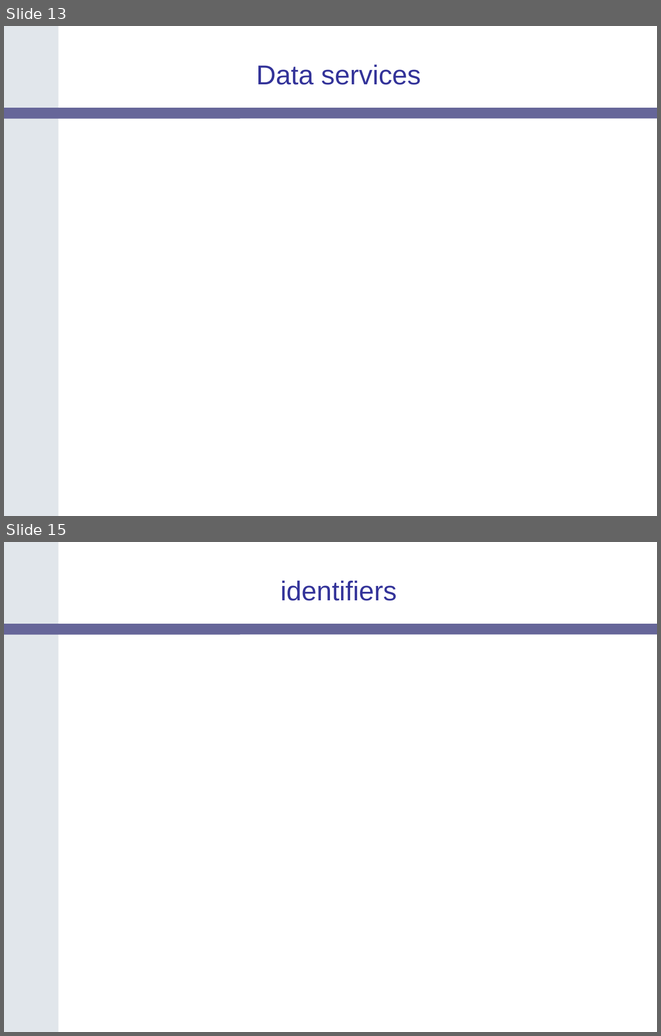
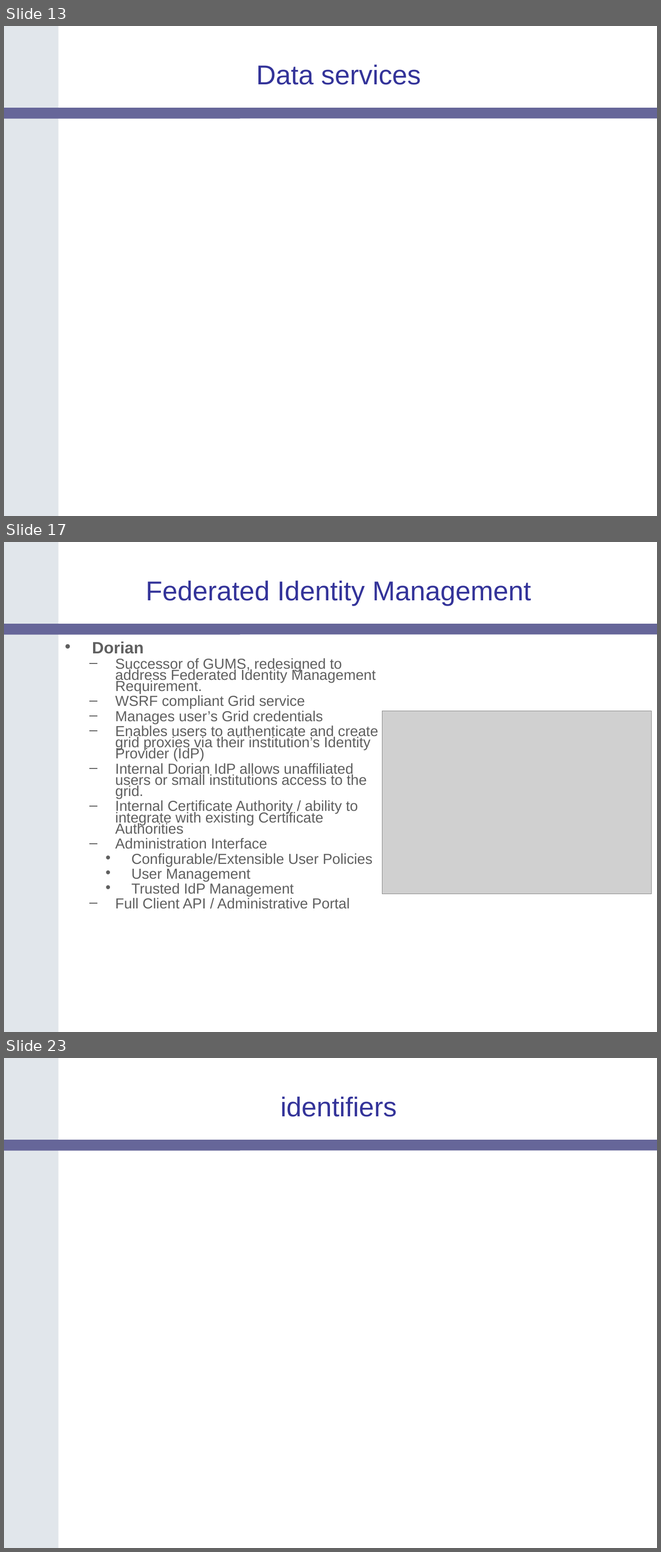
Before and after one commit to NCIP/cagrid-portal, a slide deck: cagrid-1-0/Documentation/presentations/200604_AnnualMeeting/caGrid-1.0-Architecture_caBIG-Annual-Meeting06.ppt. Shown one above the other, each under a label of ours: slides 13 and 15 before the commit, slides 13, 17 and 23 after it; the slides between them are not shown. The pictures are 661x1036 and 661x1552 pixels, drawn with LibreOffice and Linux fonts; fonts in the diff are those of the drawing; grey boxes stand for pictures; background and template pictures are left out. Boxes give left, top, right and bottom in pixels: in the first picture for what was removed or moved away, otherwise in the second. Text is boxed around its words. In the diff, an @@ line names an element or a change of style, - is before the commit and + after.

```diff
--- a/cagrid-1-0/Documentation/presentations/200604_AnnualMeeting/caGrid-1.0-Architecture_caBIG-Annual-Meeting06.ppt
+++ b/cagrid-1-0/Documentation/presentations/200604_AnnualMeeting/caGrid-1.0-Architecture_caBIG-Annual-Meeting06.ppt
@@ slide 17 added at bbox=[4, 542, 657, 1032], background #FFFFFF; not listed: 2 template elements that a slide beside it also shows @@
@@ title added at bbox=[146, 581, 531, 606], 30 pt, text #333399 @@
+Federated Identity Management
@@ text added at bbox=[92, 641, 378, 909], 16 pt, text #5F5F5F @@
+• Dorian
+  – Successor of GUMS, redesigned to address Federated Identity Management Requirement.
+  – WSRF compliant Grid service
+  – Manages user’s Grid credentials
+  – Enables users to authenticate and create grid proxies via their institution’s Identity Provider (IdP)
+  – Internal Dorian IdP allows unaffiliated users or small institutions access to the grid.
+  – Internal Certificate Authority / ability to integrate with existing Certificate Authorities
+  – Administration Interface
+    • Configurable/Extensible User Policies
+    • User Management
+    • Trusted IdP Management
+  – Full Client API / Administrative Portal
@@ picture added at bbox=[382, 711, 651, 894] @@
@@ what was slide 15 is now slide 23 @@
```
Also in this commit, not shown: 8 other slides added, 1 slide removed.
